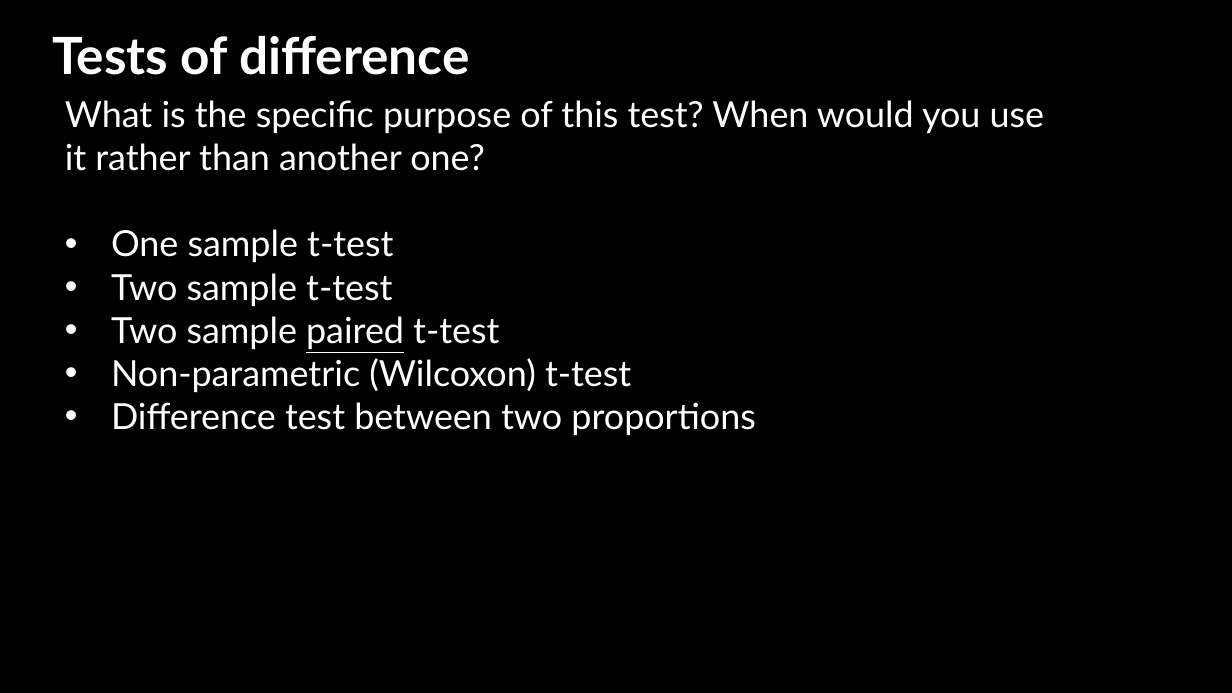
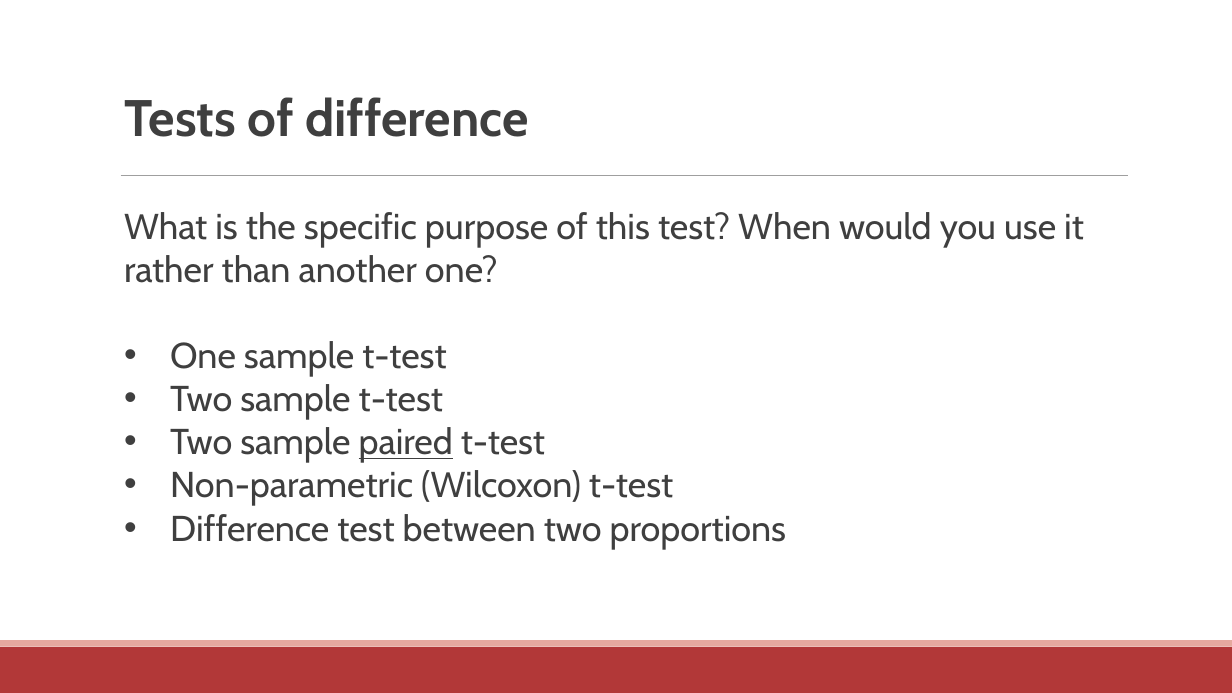
Before and after one commit to communitymaplab/geog4300_datascience, a slide deck: slide 6 of in_class_slides/geog4300_L13 Hypotheses and one sample tests and normality.pptx. Drawn at 1232x693 pixels with LibreOffice and Linux fonts; fonts in the diff are those of the drawing; background and template pictures are left out. Boxes give left, top, right and bottom in pixels: in the first picture for what was removed or moved away, otherwise in the second. Text is boxed around its words. In the diff, an @@ line names an element or a change of style, - is before the commit and + after.

```diff
--- a/in_class_slides/geog4300_L13 Hypotheses and one sample tests and normality.pptx
+++ b/in_class_slides/geog4300_L13 Hypotheses and one sample tests and normality.pptx
@@ background picture (left out) to #FFFFFF @@
@@ text "Tests of difference" at [124, 97, 528, 137]: font Lato to Cabin, text colour #FFFFFF to #3F3F3F @@
@@ text "Tests of difference": place and size @@
-text "Tests of difference" at [52, 36, 469, 75]
+text "Tests of difference" at [124, 97, 528, 137]
@@ line added from (121, 176) to (1128, 176), #9F9F9F 0.5 pt @@
@@ text "What is the specific purpose ...": place and size @@
-text "What is the specific purpose ..." at [65, 100, 1045, 435]
+text "What is the specific purpose ..." at [124, 212, 1084, 549]
@@ text "What is the specific purpose ..." at [124, 212, 1084, 549]: font Lato to Cabin, text colour #FFFFFF to #3F3F3F @@
@@ rectangle added at [0, 647, 1232, 693], fill #B23838 @@
@@ rectangle added at [0, 640, 1232, 647], fill #E5A99F @@
```
Also in this commit, not shown: 19 other slides changed, 2 slides added, 9 slides removed, 1 other file.
